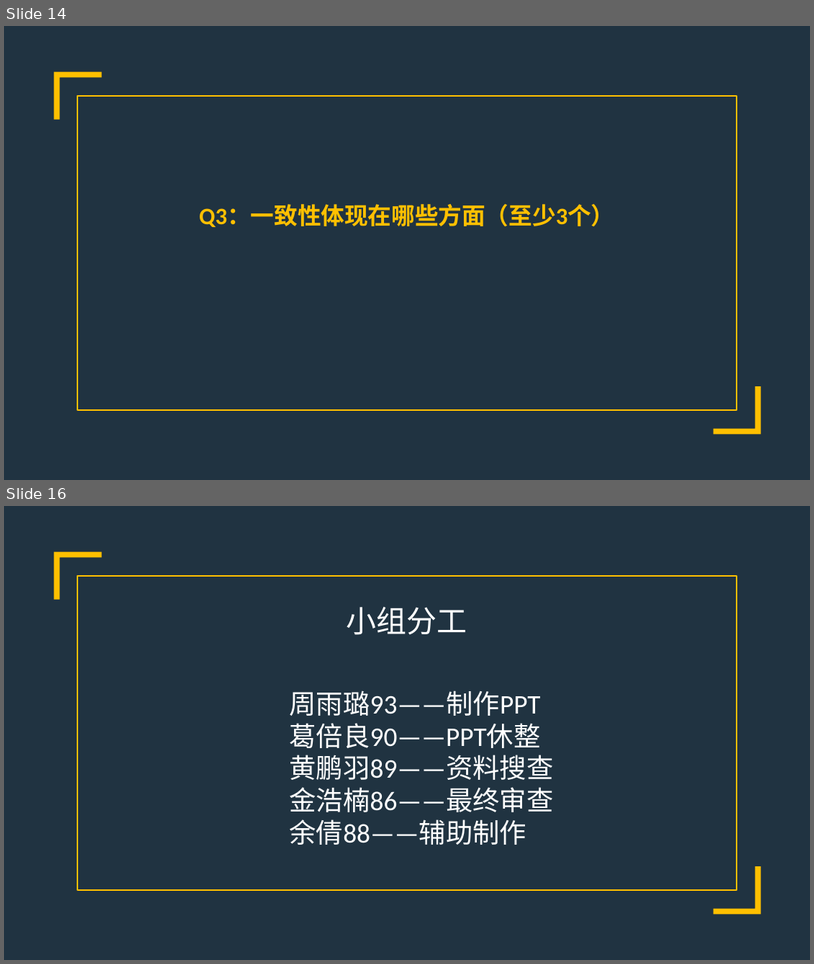
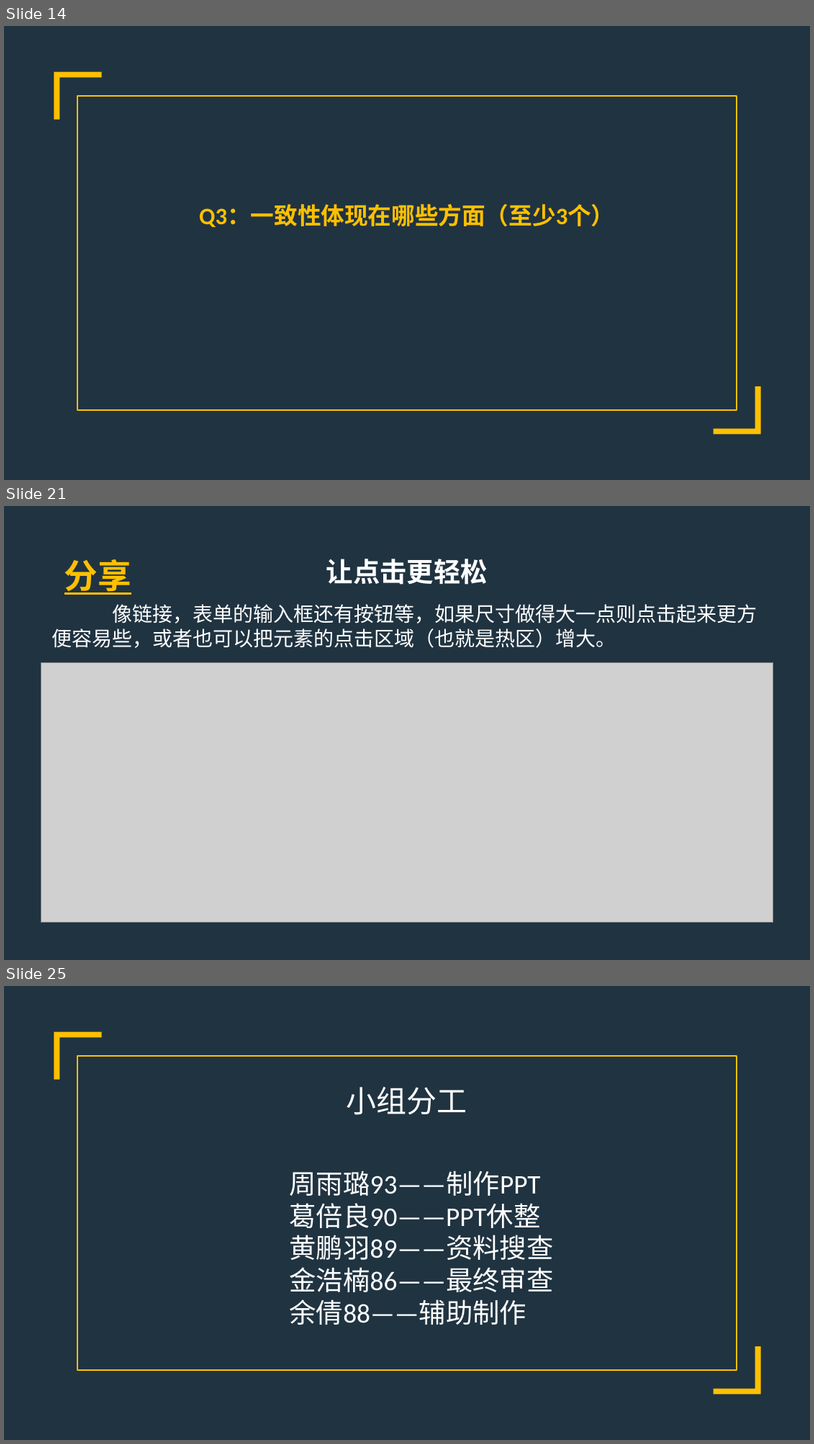
Before and after one commit to PRD2017-G07/G07-teamwork, a slide deck: 0PPT/界面设计.pptx. Shown one above the other, each under a label of ours: slides 14 and 16 before the commit, slides 14, 21 and 25 after it; the slides between them are not shown. The pictures are 814x964 and 814x1444 pixels, drawn with LibreOffice and Linux fonts; fonts in the diff are those of the drawing; grey boxes stand for pictures. Boxes give left, top, right and bottom in pixels: in the first picture for what was removed or moved away, otherwise in the second. Text is boxed around its words. In the diff, an @@ line names an element or a change of style, - is before the commit and + after.

```diff
--- a/0PPT/界面设计.pptx
+++ b/0PPT/界面设计.pptx
@@ slide 21 added at box(4, 506, 810, 960), background #203341 @@
@@ text added at box(64, 559, 131, 595), 40 pt, text #FFC000, bold, underline @@
+分享
@@ text added at box(327, 559, 488, 584), 32 pt, text #FFFFFF, bold @@
+让点击更轻松
@@ text added at box(52, 604, 758, 648), 24 pt, text #FFFFFF @@
+像链接，表单的输入框还有按钮等，如果尺寸做得大一点则点击起来更方便容易些，或者也可以把元素的点击区域（也就是热区）增大。
@@ picture added at box(41, 663, 774, 922) @@
@@ what was slide 16 is now slide 25 @@
```
Also in this commit, not shown: 1 slide changed, 8 other slides added.
